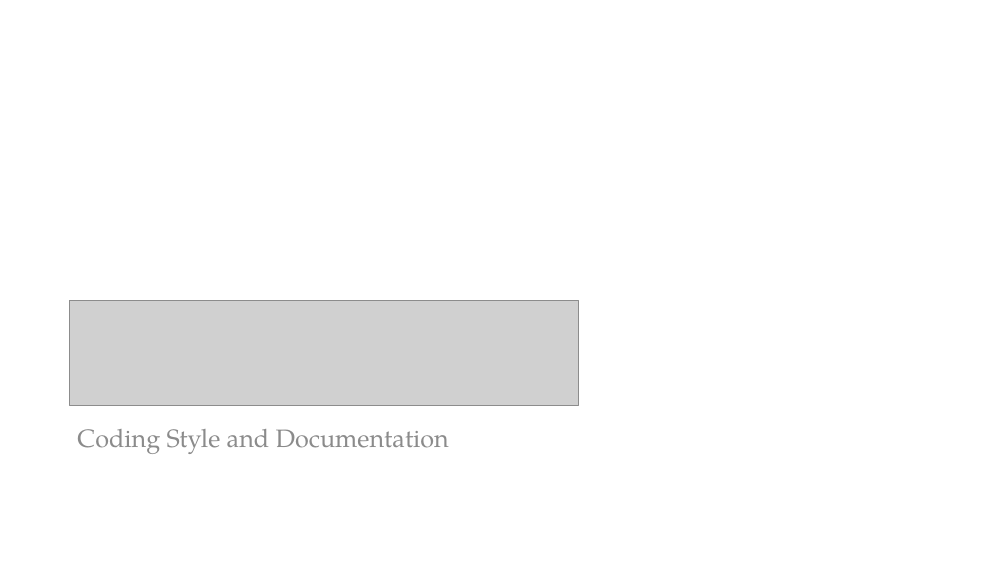
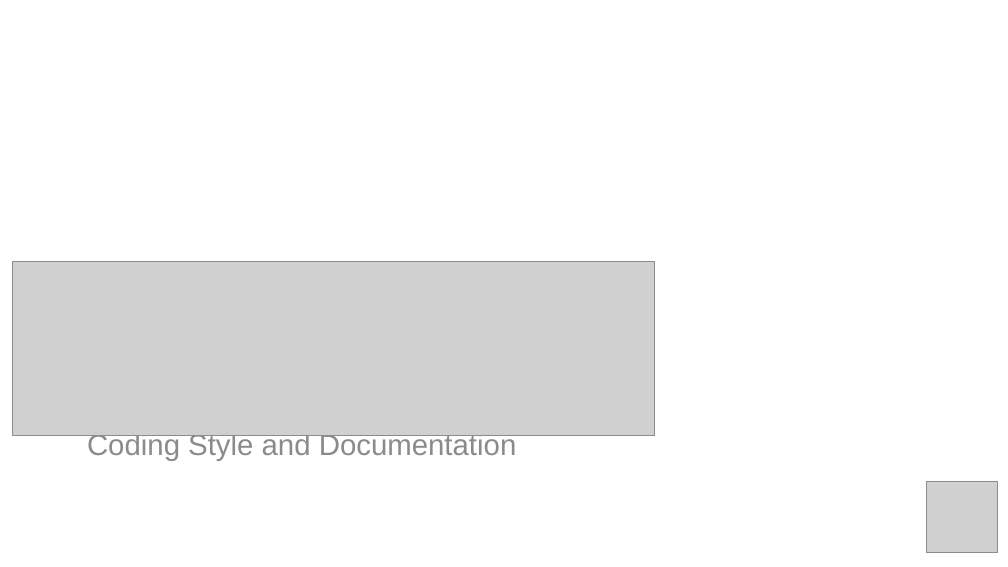
Before and after one commit to PracticumAI/python, a slide deck: slide 18 of presentations/02_variables.pptx. Drawn at 1008x567 pixels with LibreOffice and Linux fonts; fonts in the diff are those of the drawing; grey boxes stand for pictures. Boxes give left, top, right and bottom in pixels: in the first picture for what was removed or moved away, otherwise in the second. Text is boxed around its words. In the diff, an @@ line names an element or a change of style, - is before the commit and + after.

```diff
--- a/presentations/02_variables.pptx
+++ b/presentations/02_variables.pptx
@@ picture added at [12,262,655,436] @@
@@ picture removed at [70,300,578,405] @@
@@ text "Coding Style and Documentation": place and size @@
-text "Coding Style and Documentation" at [77,429,449,454]
+text "Coding Style and Documentation" at [87,431,517,460]
@@ text "Coding Style and Documentation" at [87,431,517,460]: size 24 to 28 pt, font TeX Gyre Pagella to Arial @@
@@ picture added at [926,482,998,554] @@
```
Also in this commit, not shown: 19 other slides changed, 5 slides added, 6 slides removed, 2 other files.
